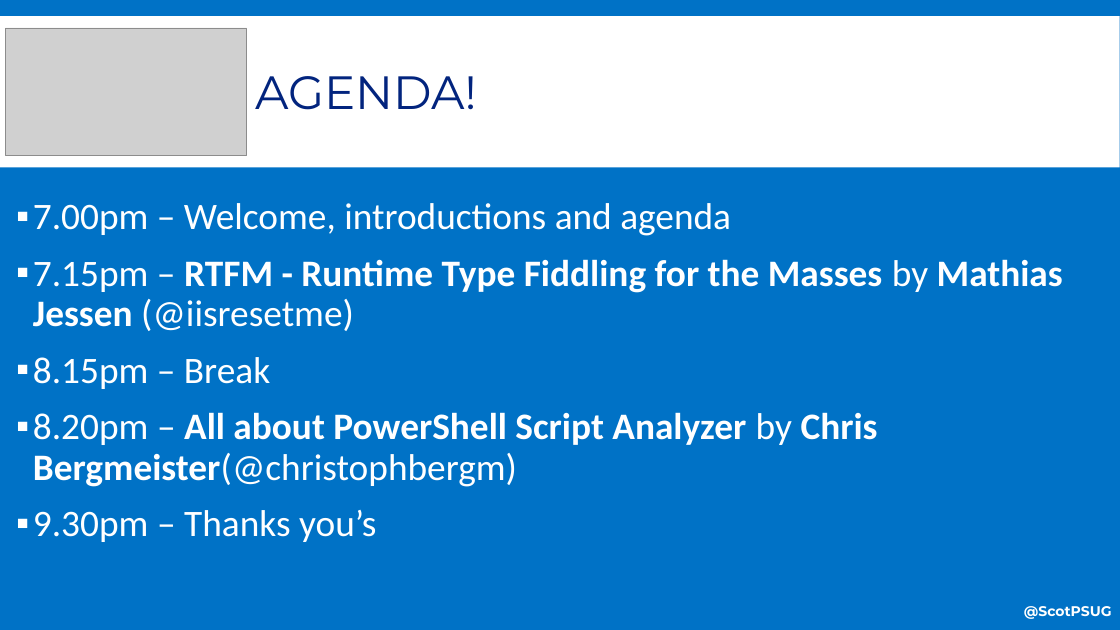
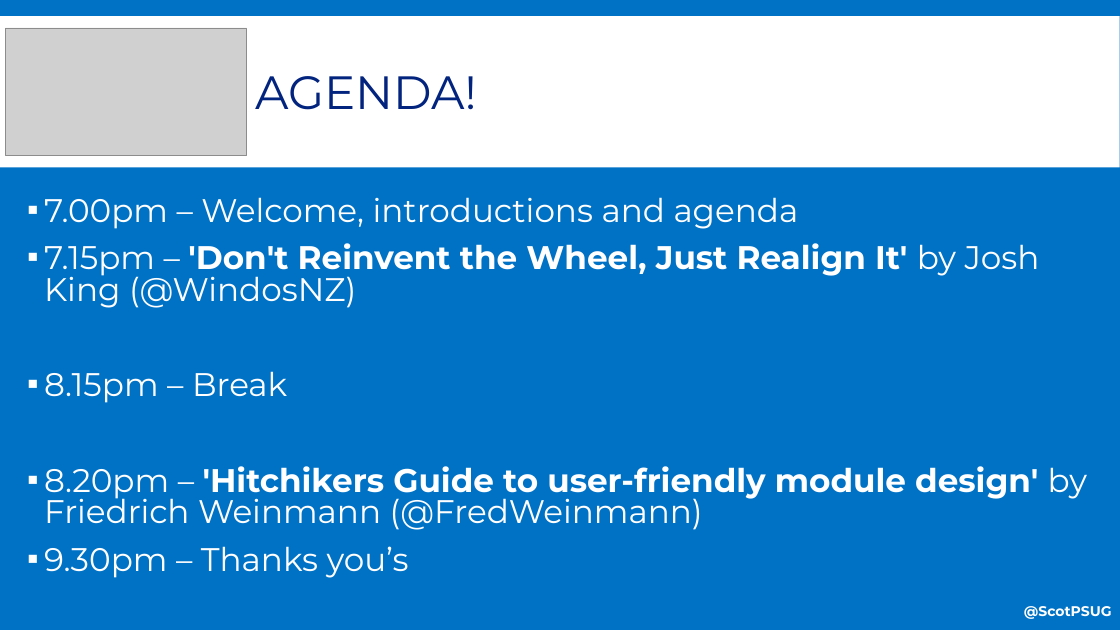
Before and after one commit to psdevopsug/usergroup, a slide deck: slide 7 of 2018/04-April/MeetingAgenda.pptx. Drawn at 1120x630 pixels with LibreOffice and Linux fonts; fonts in the diff are those of the drawing; grey boxes stand for pictures. Boxes give left, top, right and bottom in pixels: in the first picture for what was removed or moved away, otherwise in the second. Text is boxed around its words. In the diff, an @@ line names an element or a change of style, - is before the commit and + after.

Commit message:
updated april agenda

```diff
--- a/2018/04-April/MeetingAgenda.pptx
+++ b/2018/04-April/MeetingAgenda.pptx
@@ text "7.00pm – Welcome, introductions and ...": place and size @@
-text "7.00pm – Welcome, introductions and ..." at [33,203,1063,542]
+text "7.00pm – Welcome, introductions and ..." at [44,197,1087,578]
@@ text at [44,197,799,578]: size 32 to 28 pt, font Calibri to Montserrat in "7.00pm – Welcome, introductions and agenda", "8.15pm – Break", "9.30pm – Thanks you’s"; line spacing 0.9 to 0.8 @@
@@ text at [44,243,1040,308]: text changed; size 32 to 28 pt; font Calibri to Montserrat @@
-▪ 7.15pm – RTFM - Runtime Type Fiddling for the Masses by Mathias Jessen (@iisresetme)
+▪ 7.15pm – 'Don't Reinvent the Wheel, Just Realign It' by Josh King (@WindosNZ)
@@ text at [44,466,1087,530]: text changed; size 32 to 28 pt; font Calibri to Montserrat @@
-▪ 8.20pm – All about PowerShell Script Analyzer by Chris Bergmeister(@christophbergm)
+▪ 8.20pm – 'Hitchikers Guide to user-friendly module design' by Friedrich Weinmann (@FredWeinmann)
```
Also in this commit, not shown: 2 other slides changed, 1 other file.
